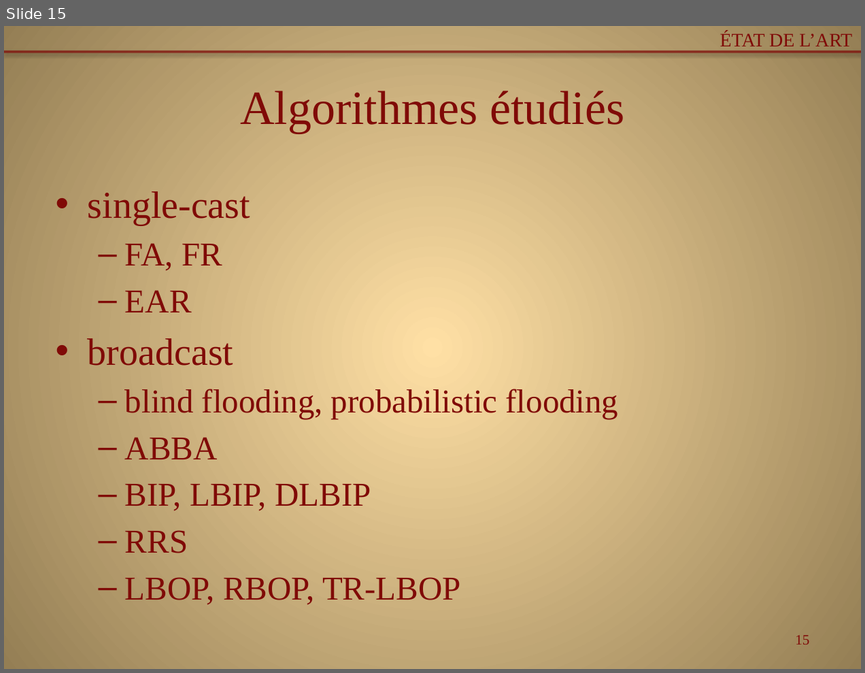
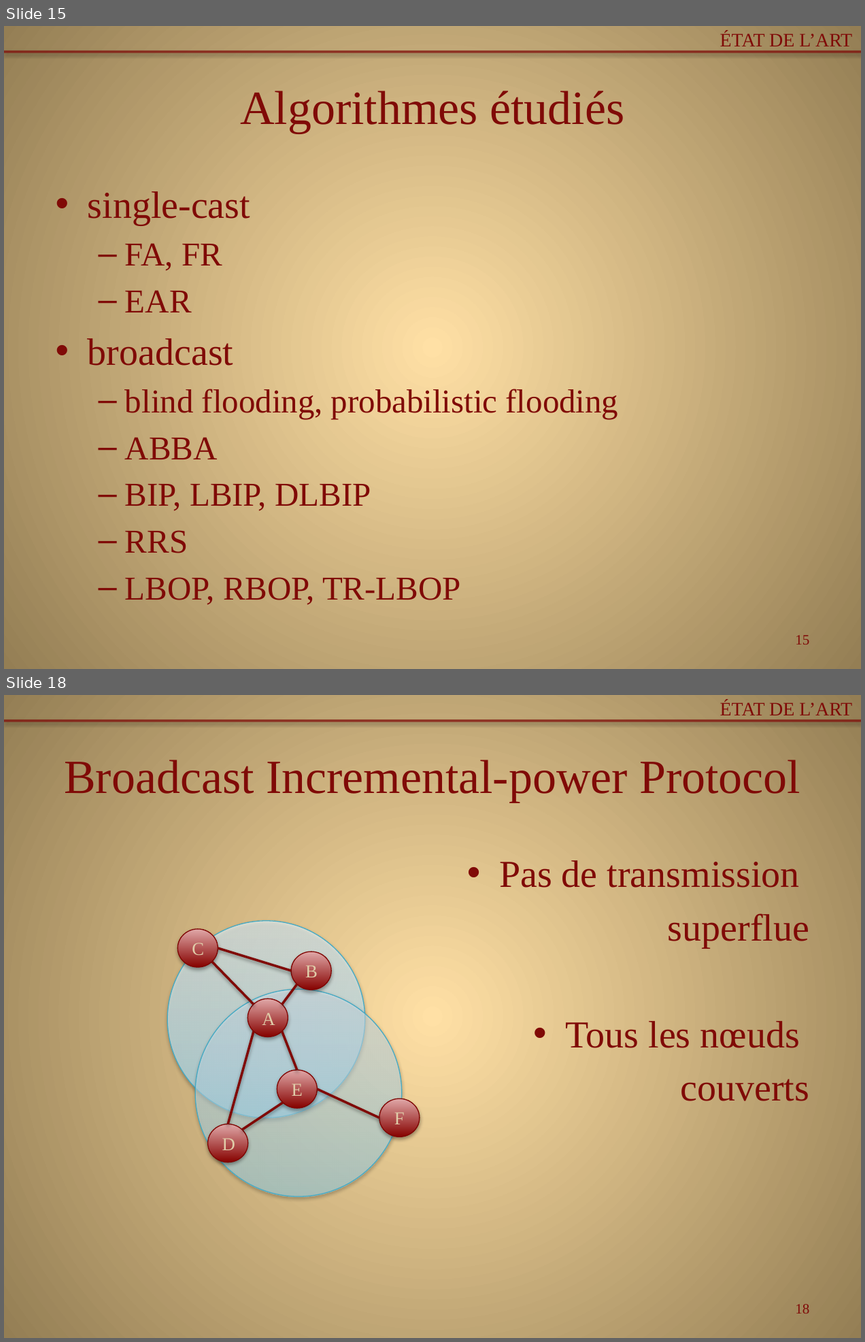
Before and after one commit to Patre/Energy-saving-in-sensors--networks, a slide deck: Redaction/pres.pptx. Shown one above the other, each under a label of ours: slide 15 before the commit, slides 15 and 18 after it; the slides between them are not shown. The pictures are 865x673 and 865x1342 pixels, drawn with LibreOffice and Linux fonts; fonts in the diff are those of the drawing. Boxes give left, top, right and bottom in pixels: in the first picture for what was removed or moved away, otherwise in the second. Text is boxed around its words. In the diff, an @@ line names an element or a change of style, - is before the commit and + after.

```diff
--- a/Redaction/pres.pptx
+++ b/Redaction/pres.pptx
@@ slide 18 added at [4,695,861,1338], background gradient #FFDFA6 to #957E54; not listed: 1 template element that a slide beside it also shows @@
@@ text added at [720,700,852,715], 16 pt, text #800A07 @@
+ÉTAT DE L’ART
@@ title added at [64,760,800,802], 40 pt, text #800A07 @@
+Broadcast Incremental-power Protocol
@@ text added at [499,860,809,1101], 32 pt, text #800A07 @@
+• Pas de transmission
+superflue
+• Tous les nœuds
+couverts
@@ ellipse added at [168,920,366,1117], fill gradient #A7E6FF to #C1EDFF to #E7F8FF, outline #46AAC5 0.75 pt @@
@@ ellipse added at [178,929,218,968], fill gradient #870300 to #E0A9A9, outline #800704 0.75 pt, 15.3 pt, text #E0CDA9 @@
+C
@@ line added from (291, 971) to (218, 948), #800A07 2 pt @@
@@ ellipse added at [291,951,331,989], fill gradient #870300 to #E0A9A9, outline #800704 0.75 pt, 15.3 pt, text #E0CDA9 @@
+B
@@ line added from (212, 962) to (254, 1004), #800A07 2 pt @@
@@ ellipse added at [195,989,402,1196], fill gradient #A7E6FF to #C1EDFF to #E7F8FF, outline #46AAC5 0.75 pt @@
@@ ellipse added at [247,998,288,1037], fill gradient #870300 to #E0A9A9, outline #800704 0.75 pt, 15.3 pt, text #E0CDA9 @@
+A
@@ line added from (281, 1004) to (297, 984), #800A07 2 pt @@
@@ line added from (254, 1031) to (228, 1123), #800A07 2 pt @@
@@ line added from (281, 1031) to (297, 1070), #800A07 2 pt @@
@@ ellipse added at [277,1070,317,1108], fill gradient #870300 to #E0A9A9, outline #800704 0.75 pt, 15.3 pt, text #E0CDA9 @@
+E
@@ line added from (242, 1130) to (283, 1102), #800A07 2 pt @@
@@ line added from (317, 1089) to (379, 1117), #800A07 2 pt @@
@@ ellipse added at [379,1098,419,1137], fill gradient #870300 to #E0A9A9, outline #800704 0.75 pt, 15.3 pt, text #E0CDA9 @@
+F
@@ ellipse added at [208,1123,248,1162], fill gradient #870300 to #E0A9A9, outline #800704 0.75 pt, 15.3 pt, text #E0CDA9 @@
+D
@@ page number added at [795,1304,809,1313], 12 pt, text #800A07 @@
+18
```
Also in this commit, not shown: 1 slide changed, 1 other slide added.
